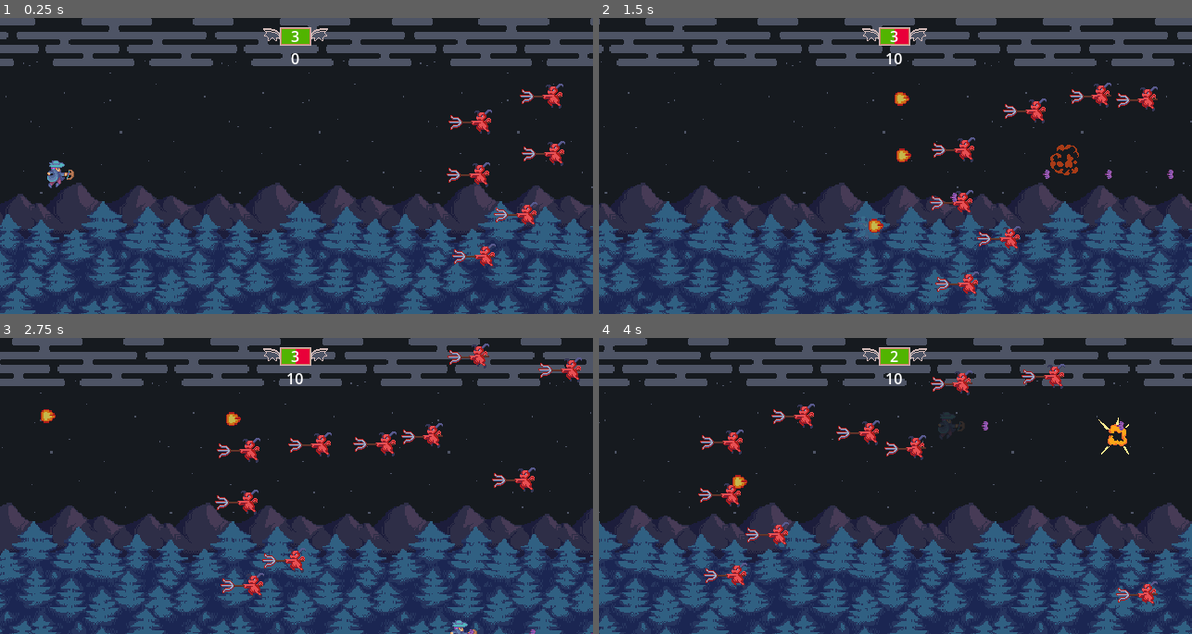
Above: before the commit, frames 1-4 (two rows, left to right).
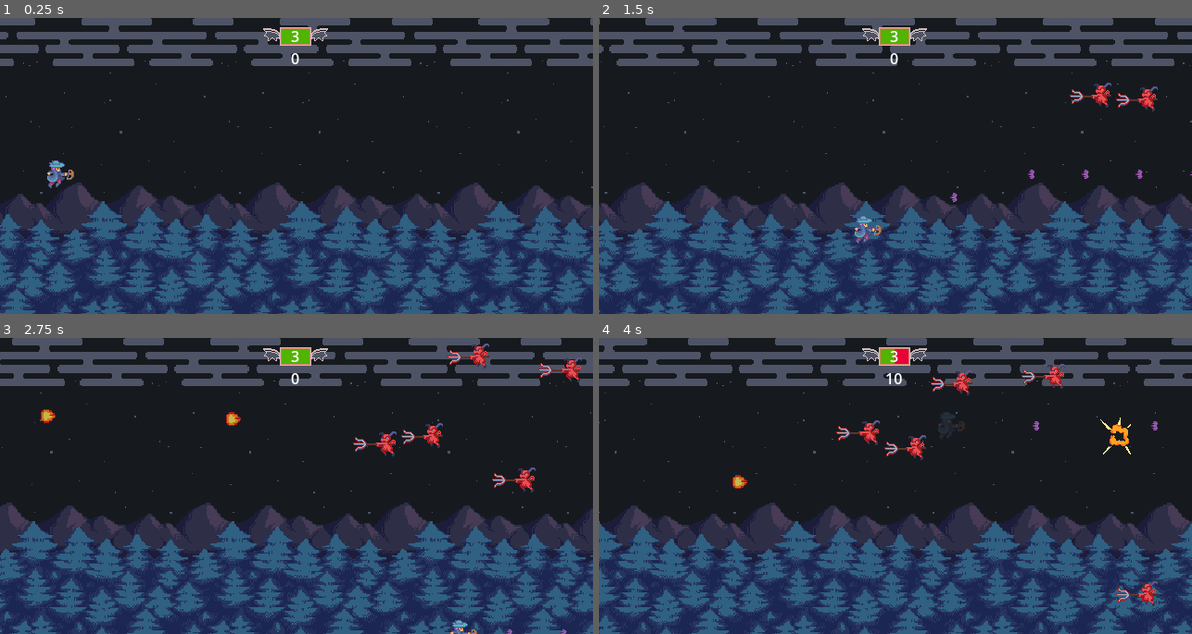
Above: after the commit, the same moments.

Repository: DelaiDan/Lil-Schmup
Game: Godot game, scene res://Scenes/world.tscn
Two runs of this game, one before a commit and one after it. Both use one fixed random seed, a clock stepped at 60 frames per second and the inputs below.
Inputs:
- Up to frame 1 (0.25 s): no input
- Up to frame 2 (1.5 s): hold Right (right) 0.53-1.28 s; hold Z (shoot) 0.53-1.28 s; hold Down (down) from 1.28 s (still down); tap Z (shoot) at 1.35 s
- Up to frame 3 (2.75 s): release Down (down) at 2.03 s; hold Right (right) from 2.03 s (still down); hold Z (shoot) from 2.03 s (still down)
- Up to frame 4 (4 s): release Right (right) at 2.78 s; release Z (shoot) at 2.78 s; hold Up (up) 2.78-3.53 s; tap Z (shoot) at 2.85 s; hold Left (left) from 3.53 s (still down); hold Z (shoot) from 3.53 s (still down)

The runs differ from the first frame. In frame 1, 1.3% of the frame differs, in the area x 75-96%, y 22-85%; in frame 2, 2.0%, in the area x 43-100%, y 3-95%; in frame 3, 1.3%; in frame 4, 1.5%.

Commit message:
Level Stages and Enemy Spawner waves

Diff:
--- a/Scenes/Projectiles/Player/bat.tscn
+++ b/Scenes/Projectiles/Player/bat.tscn
@@ -1,6 +1,6 @@
 [gd_scene load_steps=6 format=3 uid="uid://jrdvbcc73muc"]
 
-[ext_resource type="Script" uid="uid://beasi57f4psqu" path="res://Scripts/Projectiles/Player/player_projectile.gd" id="1_gd0l8"]
+[ext_resource type="Script" uid="uid://beasi57f4psqu" path="res://Scripts/Projectiles/Player/bat_projectile.gd" id="1_gd0l8"]
 [ext_resource type="Texture2D" uid="uid://dxkvfup4cd8cw" path="res://Assets/Sprites/Player projectiles.png" id="2_duwf5"]
 
 [sub_resource type="CircleShape2D" id="CircleShape2D_yr2qt"]
--- a/Scenes/world.tscn
+++ b/Scenes/world.tscn
@@ -1,5 +1,6 @@
-[gd_scene load_steps=6 format=3 uid="uid://cpreoocsbcqqc"]
+[gd_scene load_steps=7 format=3 uid="uid://cpreoocsbcqqc"]
 
+[ext_resource type="Script" uid="uid://dy5dnhfb0dwoi" path="res://Scripts/world.gd" id="1_5ukr8"]
 [ext_resource type="Texture2D" uid="uid://ror1dm5rac26" path="res://Assets/Sprites/Skybox Forest.png" id="1_a02cp"]
 [ext_resource type="Script" uid="uid://cr2ehtie5a67x" path="res://Scripts/background.gd" id="1_go701"]
 [ext_resource type="PackedScene" uid="uid://kub7r35tapqs" path="res://Scenes/player.tscn" id="3_5a7ea"]
@@ -7,6 +8,7 @@
 [ext_resource type="PackedScene" uid="uid://b0uuxsyn1na44" path="res://Scenes/Enemies/enemy_spawner.tscn" id="4_fo5ed"]
 
 [node name="World" type="Node2D"]
+script = ExtResource("1_5ukr8")
 
 [node name="Background" type="Node2D" parent="."]
 script = ExtResource("1_go701")
@@ -24,27 +26,17 @@
 
 [node name="Enemies" type="Node2D" parent="."]
 
-[node name="Devil" parent="Enemies" instance=ExtResource("4_8j60k")]
-position = Vector2(545, 109)
-
-[node name="Devil2" parent="Enemies" instance=ExtResource("4_8j60k")]
-position = Vector2(594, 215)
-
-[node name="Devil3" parent="Enemies" instance=ExtResource("4_8j60k")]
-position = Vector2(624, 152)
-
-[node name="Devil4" parent="Enemies" instance=ExtResource("4_8j60k")]
-position = Vector2(622, 90)
-
-[node name="Devil5" parent="Enemies" instance=ExtResource("4_8j60k")]
-position = Vector2(549, 254)
-
-[node name="Devil6" parent="Enemies" instance=ExtResource("4_8j60k")]
-position = Vector2(543, 166)
-
 [node name="EnemySpawner" parent="Enemies" instance=ExtResource("4_fo5ed")]
-position = Vector2(628, 188)
+position = Vector2(644, 188)
+active = false
 enemy_prefab = ExtResource("4_8j60k")
 quantity = 30
 delay = 0.5
 area_size_y = 30.0
+
+[node name="EnemySpawner2" parent="Enemies" instance=ExtResource("4_fo5ed")]
+position = Vector2(644, 188)
+active = false
+enemy_prefab = ExtResource("4_8j60k")
+quantity = 5
+delay = 1.0
--- a/Scripts/Enemies/enemy_spawner.gd
+++ b/Scripts/Enemies/enemy_spawner.gd
@@ -1,4 +1,6 @@
 extends Node2D
+
+signal wave_finished;
 
 @export var active: bool = true
 @export var enemy_prefab: PackedScene
@@ -12,6 +14,7 @@
 @onready var collision_area: CollisionShape2D = $Area2D/CollisionShape2D
 
 var count: int = 0
+var active_enemies: int = 0
 
 func _on_ready() -> void:
 	timer.wait_time = delay;
@@ -19,11 +22,21 @@
 	collision_area.scale.y = area_size_y;
 
 func _on_timer_timeout() -> void:
-	if active && count < quantity:
-		var enemy = enemy_prefab.instantiate()
-		get_tree().current_scene.add_child(enemy)
-		enemy.global_position = _random_position_in_area()
+	if active and count < quantity:
+		var new_enemy = enemy_prefab.instantiate()
+		get_tree().current_scene.add_child(new_enemy)
+		new_enemy.global_position = _random_position_in_area()
+		new_enemy.tree_exited.connect(_on_enemy_destroyed)
 		count += 1
+		active_enemies += 1
+		if count >= quantity:
+			active = false
+
+func _on_enemy_destroyed() -> void:
+	active_enemies -= 1
+	if not active and active_enemies == 0:
+		wave_finished.emit()
+
 
 func _random_position_in_area() -> Vector2:
 	var shape = collision_area.shape as RectangleShape2D
--- a/Scripts/Projectiles/Player/arrow_projectile.gd
+++ b/Scripts/Projectiles/Player/arrow_projectile.gd
@@ -2,7 +2,7 @@
 
 var speed: int = 600
 var fire_delay: float = 0.1
-var damage: int = 5
+var damage: int = 2
 var pickup_score: int = 100
 
 func _init() -> void:
--- a/Scripts/Projectiles/Player/player_projectile.gd
+++ b/Scripts/Projectiles/Player/bat_projectile.gd
@@ -1,7 +1,7 @@
 extends BasePlayerProjectile
 
 var speed: int = 800
-var fire_delay: float = 0.1
+var fire_delay: float = 0.09
 var damage: int = 1
 var pickup_score: int = 0
 
--- a/Scripts/player.gd
+++ b/Scripts/player.gd
@@ -3,7 +3,6 @@
 
 @export var health: int = 10
 @export var speed: int = 100
-@export var fire_delay: float = 0.1
 
 const BAT = preload("uid://jrdvbcc73muc");
 const ARROW = preload("uid://tk0vy7q7q2yd");
@@ -16,6 +15,7 @@
 
 var invincible = false;
 var current_weapon: PackedScene = null
+var fire_delay: float = 0.1
 
 func _ready():
 	progress_bar.max_value = health
@@ -91,6 +91,7 @@
 		if health <= 0:
 			Global.lifes -= 1;
 			Global.score = clampi(Global.score-150, 0, Global.score);
+			set_current_weapon(BAT);
 			health = 10;
 			if Global.lifes < 0:
 				get_tree().reload_current_scene();
--- /dev/null
+++ b/Scripts/world.gd
@@ -0,0 +1,31 @@
+extends Node2D
+
+signal next_stage(node: Node, stage: int)
+
+@export var level_stage: int = 0
+
+@onready var stages: Node2D = $Enemies
+
+func _ready() -> void:
+	_activate_stage(level_stage)
+
+func _activate_stage(index: int) -> void:
+	var children = stages.get_children()
+	if index >= children.size():
+		return
+
+	var stage_node = children[index]
+
+	if stage_node.has_signal("wave_finished"):
+		stage_node.wave_finished.connect(_on_wave_finished, CONNECT_ONE_SHOT)
+
+	if "active" in stage_node:
+		stage_node.active = true
+
+	next_stage.emit(stage_node, index)
+	print("Wave Started")
+
+func _on_wave_finished() -> void:
+	print("Wave Finished")
+	level_stage += 1
+	_activate_stage(level_stage)
Renamed: Scripts/Projectiles/Player/player_projectile.gd.uid -> Scripts/Projectiles/Player/bat_projectile.gd.uid
Not shown, added: Scripts/world.gd.uid
